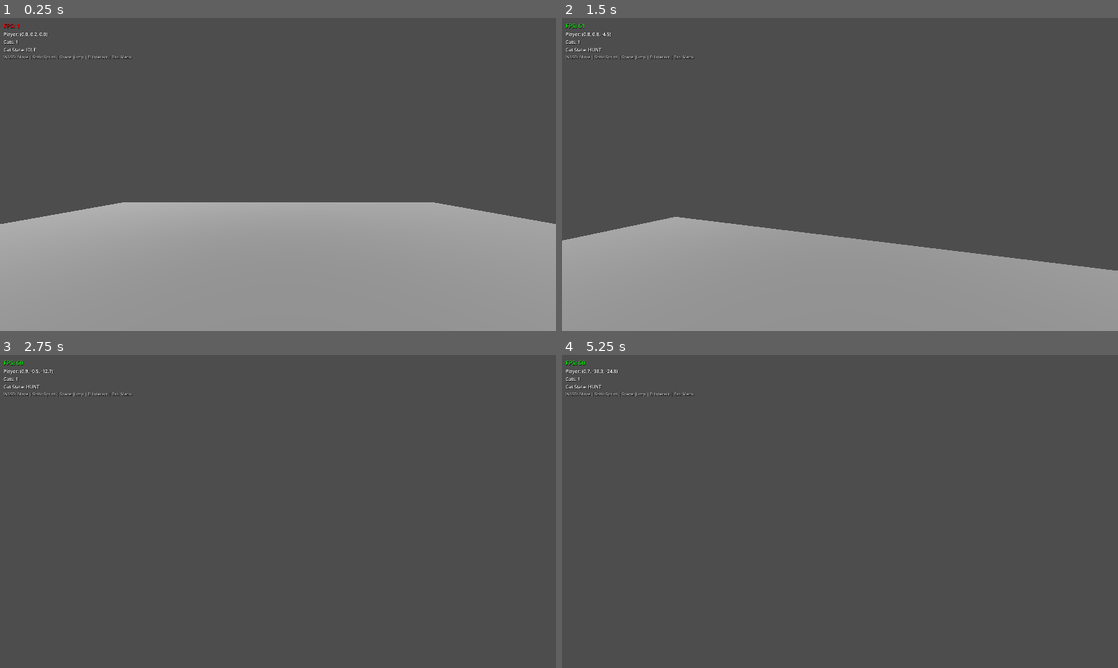
Above: before the commit, frames 1-4 (two rows, left to right).
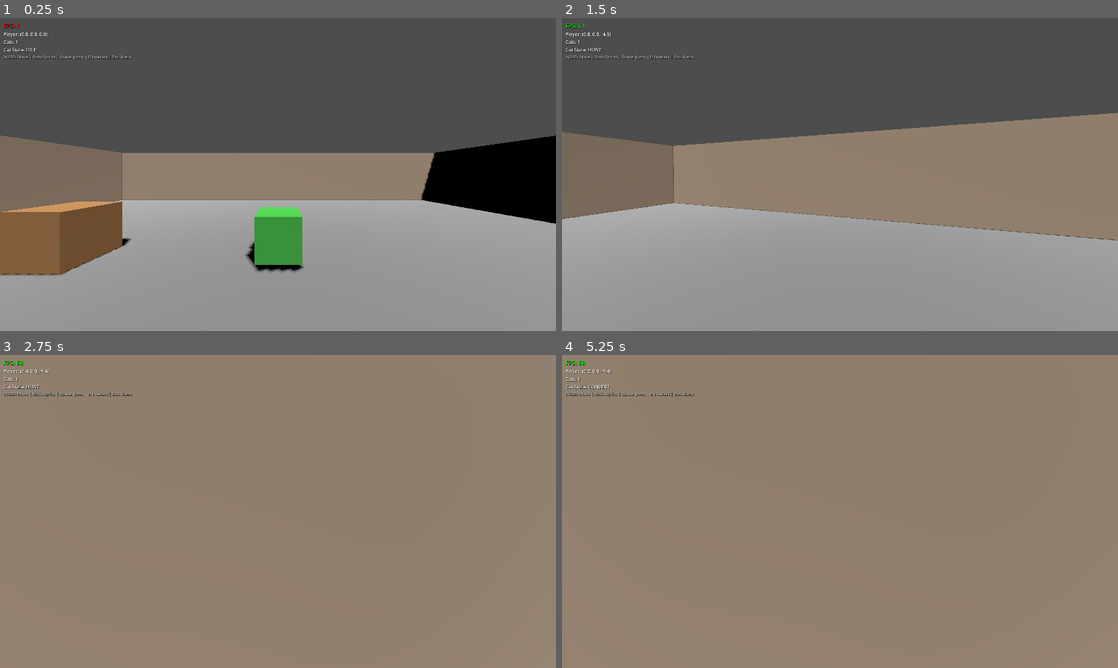
Above: after the commit, the same moments.

Repository: thisisformuchfun/Catpocalypse
Game: Godot game, scene res://scenes/test_level.tscn
The game is run twice, just before and just after one commit, with the same random seed, the same clock (stepped at 60 frames per second) and the same inputs.
Inputs (mouse positions are in pixels of both pictures, inside the frame that each line leads up to):
- Up to frame 1 (0.25 s): no input
- Up to frame 2 (1.5 s): move the mouse to (867, 174) at 0.52 s; hold W (move_forward) from 0.53 s (still down); tap E (interact) at 0.6, 1.35 s; tap Space (jump) at 0.77 s; move the mouse to (812, 174) at 1.27 s
- Up to frame 3 (2.75 s): keep holding W (move_forward); tap Space (jump) at 1.52 s; move the mouse to (289, 505) at 2.02 s; hold Shift (sprint) from 2.03 s (still down); tap E (interact) at 2.3 s
- Up to frame 4 (5.25 s): keep holding W (move_forward); tap Enter at 2.75 s; move the mouse to (834, 517) at 2.77 s; release Shift (sprint) at 2.78 s; tap E (interact) at 2.85, 3.6, 4.55, 5.1 s; tap Space (jump) at 3.02, 3.5, 3.77, 4.52 s; move the mouse to (878, 514) at 3.52 s; move the mouse to (795, 508) at 4.27 s; tap Shift (sprint) at 4.35 s; move the mouse to (845, 511) at 5.02 s

The runs differ from the first frame. In frame 1, 24% of the frame differs, in the area x 0-100%, y 4-83%; in frame 2, 35%; in frame 3, 100%; in frame 4, 100%, in the area x 0-100%, y 0-100%.

Commit message:
fix: improve gravity and render walls/props in test level
- Increase gravity from 9.8 to 20.0 m/s² for more responsive feel
- Fix wall meshes to render properly (were structured incorrectly)
- Fix prop meshes to render properly
- Add visible materials to walls (tan) and props (brown)
- Add green material to interactable box for visibility

This addresses the testing feedback:
- Gravity now feels better (was too slow)
- Walls are now visible and prevent falling off platform
- Props are now visible for collision testing

Diff:
--- a/project.godot
+++ b/project.godot
@@ -70,7 +70,7 @@
 
 [physics]
 
-3d/default_gravity=9.8
+3d/default_gravity=20.0
 3d/default_linear_damp=0.1
 3d/default_angular_damp=0.1
 
--- a/scenes/test_level.tscn
+++ b/scenes/test_level.tscn
@@ -13,6 +13,45 @@
 
 [sub_resource type="StandardMaterial3D" id="StandardMaterial3D_floor"]
 albedo_color = Color(0.6, 0.6, 0.6, 1)
+
+[sub_resource type="StandardMaterial3D" id="StandardMaterial3D_wall"]
+albedo_color = Color(0.8, 0.7, 0.6, 1)
+
+[sub_resource type="BoxMesh" id="BoxMesh_wall"]
+size = Vector3(20, 3, 0.2)
+
+[sub_resource type="BoxShape3D" id="BoxShape3D_wall"]
+size = Vector3(20, 3, 0.2)
+
+[sub_resource type="BoxMesh" id="BoxMesh_wall_side"]
+size = Vector3(0.2, 3, 20)
+
+[sub_resource type="BoxShape3D" id="BoxShape3D_wall_side"]
+size = Vector3(0.2, 3, 20)
+
+[sub_resource type="StandardMaterial3D" id="StandardMaterial3D_prop"]
+albedo_color = Color(0.7, 0.5, 0.3, 1)
+
+[sub_resource type="BoxMesh" id="BoxMesh_prop"]
+size = Vector3(1, 1, 1)
+
+[sub_resource type="BoxShape3D" id="BoxShape3D_prop"]
+size = Vector3(1, 1, 1)
+
+[sub_resource type="BoxMesh" id="BoxMesh_prop_large"]
+size = Vector3(1.5, 1.5, 1.5)
+
+[sub_resource type="BoxShape3D" id="BoxShape3D_prop_large"]
+size = Vector3(1.5, 1.5, 1.5)
+
+[sub_resource type="BoxMesh" id="BoxMesh_interactable"]
+size = Vector3(0.8, 0.8, 0.8)
+
+[sub_resource type="BoxShape3D" id="BoxShape3D_interactable"]
+size = Vector3(0.8, 0.8, 0.8)
+
+[sub_resource type="StandardMaterial3D" id="StandardMaterial3D_interactable"]
+albedo_color = Color(0.3, 0.8, 0.3, 1)
 
 [sub_resource type="NavigationMesh" id="NavigationMesh_1"]
 vertices = PackedVector3Array(-10, 0.1, -10, -10, 0.1, 10, 10, 0.1, 10, 10, 0.1, -10)
@@ -53,53 +92,41 @@
 transform = Transform3D(1, 0, 0, 0, 1, 0, 0, 0, 1, 0, 1.5, -10)
 
 [node name="MeshInstance3D" type="MeshInstance3D" parent="Walls/WallNorth"]
-
-[node name="BoxMesh" type="BoxMesh" parent="Walls/WallNorth/MeshInstance3D"]
-size = Vector3(20, 3, 0.2)
+mesh = SubResource("BoxMesh_wall")
+surface_material_override/0 = SubResource("StandardMaterial3D_wall")
 
 [node name="CollisionShape3D" type="CollisionShape3D" parent="Walls/WallNorth"]
-
-[node name="BoxShape3D" type="BoxShape3D" parent="Walls/WallNorth/CollisionShape3D"]
-size = Vector3(20, 3, 0.2)
+shape = SubResource("BoxShape3D_wall")
 
 [node name="WallSouth" type="StaticBody3D" parent="Walls"]
 transform = Transform3D(1, 0, 0, 0, 1, 0, 0, 0, 1, 0, 1.5, 10)
 
 [node name="MeshInstance3D" type="MeshInstance3D" parent="Walls/WallSouth"]
-
-[node name="BoxMesh" type="BoxMesh" parent="Walls/WallSouth/MeshInstance3D"]
-size = Vector3(20, 3, 0.2)
+mesh = SubResource("BoxMesh_wall")
+surface_material_override/0 = SubResource("StandardMaterial3D_wall")
 
 [node name="CollisionShape3D" type="CollisionShape3D" parent="Walls/WallSouth"]
-
-[node name="BoxShape3D" type="BoxShape3D" parent="Walls/WallSouth/CollisionShape3D"]
-size = Vector3(20, 3, 0.2)
+shape = SubResource("BoxShape3D_wall")
 
 [node name="WallEast" type="StaticBody3D" parent="Walls"]
 transform = Transform3D(1, 0, 0, 0, 1, 0, 0, 0, 1, 10, 1.5, 0)
 
 [node name="MeshInstance3D" type="MeshInstance3D" parent="Walls/WallEast"]
-
-[node name="BoxMesh" type="BoxMesh" parent="Walls/WallEast/MeshInstance3D"]
-size = Vector3(0.2, 3, 20)
+mesh = SubResource("BoxMesh_wall_side")
+surface_material_override/0 = SubResource("StandardMaterial3D_wall")
 
 [node name="CollisionShape3D" type="CollisionShape3D" parent="Walls/WallEast"]
-
-[node name="BoxShape3D" type="BoxShape3D" parent="Walls/WallEast/CollisionShape3D"]
-size = Vector3(0.2, 3, 20)
+shape = SubResource("BoxShape3D_wall_side")
 
 [node name="WallWest" type="StaticBody3D" parent="Walls"]
 transform = Transform3D(1, 0, 0, 0, 1, 0, 0, 0, 1, -10, 1.5, 0)
 
 [node name="MeshInstance3D" type="MeshInstance3D" parent="Walls/WallWest"]
-
-[node name="BoxMesh" type="BoxMesh" parent="Walls/WallWest/MeshInstance3D"]
-size = Vector3(0.2, 3, 20)
+mesh = SubResource("BoxMesh_wall_side")
+surface_material_override/0 = SubResource("StandardMaterial3D_wall")
 
 [node name="CollisionShape3D" type="CollisionShape3D" parent="Walls/WallWest"]
-
-[node name="BoxShape3D" type="BoxShape3D" parent="Walls/WallWest/CollisionShape3D"]
-size = Vector3(0.2, 3, 20)
+shape = SubResource("BoxShape3D_wall_side")
 
 [node name="Props" type="Node3D" parent="."]
 
@@ -110,53 +137,41 @@
 script = ExtResource("4_testbox")
 
 [node name="MeshInstance3D" type="MeshInstance3D" parent="Props/InteractableBox"]
-
-[node name="BoxMesh" type="BoxMesh" parent="Props/InteractableBox/MeshInstance3D"]
-size = Vector3(0.8, 0.8, 0.8)
+mesh = SubResource("BoxMesh_interactable")
+surface_material_override/0 = SubResource("StandardMaterial3D_interactable")
 
 [node name="CollisionShape3D" type="CollisionShape3D" parent="Props/InteractableBox"]
-
-[node name="BoxShape3D" type="BoxShape3D" parent="Props/InteractableBox/CollisionShape3D"]
-size = Vector3(0.8, 0.8, 0.8)
+shape = SubResource("BoxShape3D_interactable")
 
 [node name="Box1" type="StaticBody3D" parent="Props"]
 transform = Transform3D(1, 0, 0, 0, 1, 0, 0, 0, 1, 3, 0.5, 3)
 
 [node name="MeshInstance3D" type="MeshInstance3D" parent="Props/Box1"]
-
-[node name="BoxMesh" type="BoxMesh" parent="Props/Box1/MeshInstance3D"]
-size = Vector3(1, 1, 1)
+mesh = SubResource("BoxMesh_prop")
+surface_material_override/0 = SubResource("StandardMaterial3D_prop")
 
 [node name="CollisionShape3D" type="CollisionShape3D" parent="Props/Box1"]
-
-[node name="BoxShape3D" type="BoxShape3D" parent="Props/Box1/CollisionShape3D"]
-size = Vector3(1, 1, 1)
+shape = SubResource("BoxShape3D_prop")
 
 [node name="Box2" type="StaticBody3D" parent="Props"]
 transform = Transform3D(1, 0, 0, 0, 1, 0, 0, 0, 1, -4, 0.5, -3)
 
 [node name="MeshInstance3D" type="MeshInstance3D" parent="Props/Box2"]
-
-[node name="BoxMesh" type="BoxMesh" parent="Props/Box2/MeshInstance3D"]
-size = Vector3(1, 1, 1)
+mesh = SubResource("BoxMesh_prop")
+surface_material_override/0 = SubResource("StandardMaterial3D_prop")
 
 [node name="CollisionShape3D" type="CollisionShape3D" parent="Props/Box2"]
-
-[node name="BoxShape3D" type="BoxShape3D" parent="Props/Box2/CollisionShape3D"]
-size = Vector3(1, 1, 1)
+shape = SubResource("BoxShape3D_prop")
 
 [node name="Box3" type="StaticBody3D" parent="Props"]
 transform = Transform3D(1, 0, 0, 0, 1, 0, 0, 0, 1, -5, 0.75, 5)
 
 [node name="MeshInstance3D" type="MeshInstance3D" parent="Props/Box3"]
-
-[node name="BoxMesh" type="BoxMesh" parent="Props/Box3/MeshInstance3D"]
-size = Vector3(1.5, 1.5, 1.5)
+mesh = SubResource("BoxMesh_prop_large")
+surface_material_override/0 = SubResource("StandardMaterial3D_prop")
 
 [node name="CollisionShape3D" type="CollisionShape3D" parent="Props/Box3"]
-
-[node name="BoxShape3D" type="BoxShape3D" parent="Props/Box3/CollisionShape3D"]
-size = Vector3(1.5, 1.5, 1.5)
+shape = SubResource("BoxShape3D_prop_large")
 
 [node name="Entities" type="Node3D" parent="."]
 
